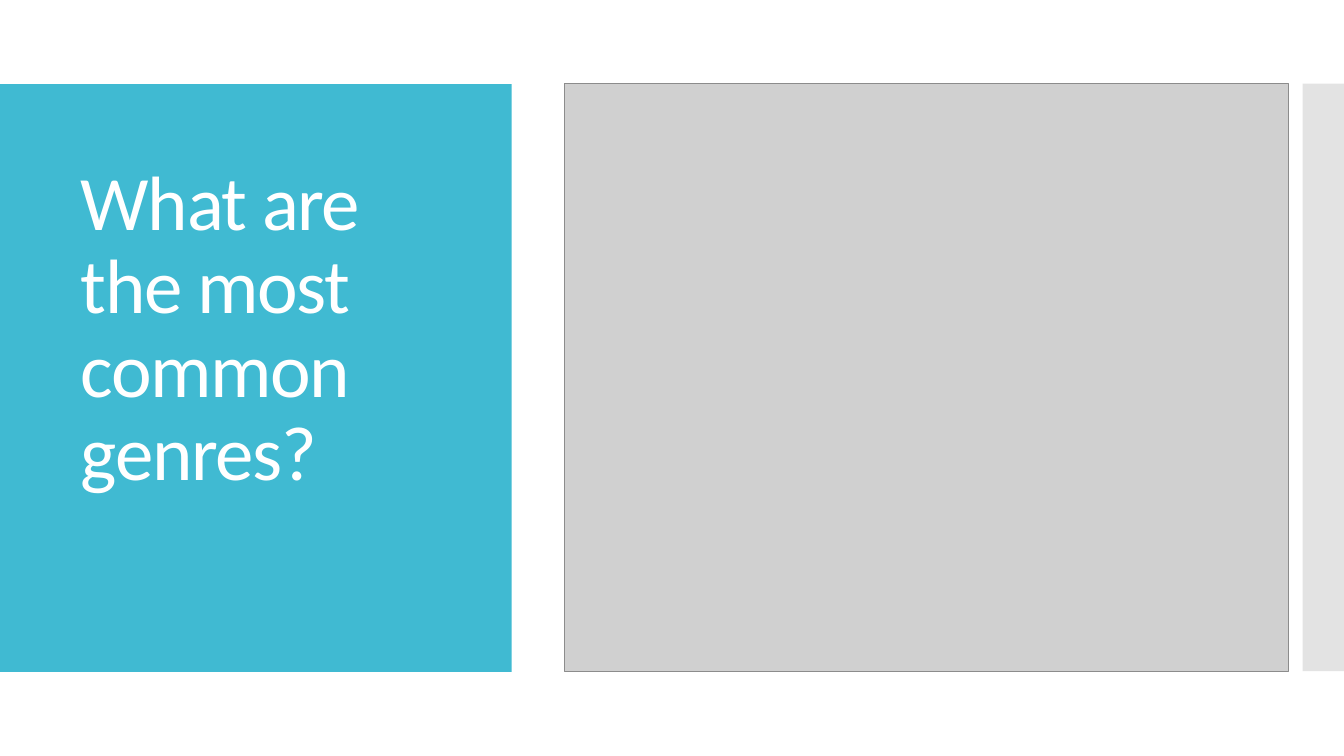
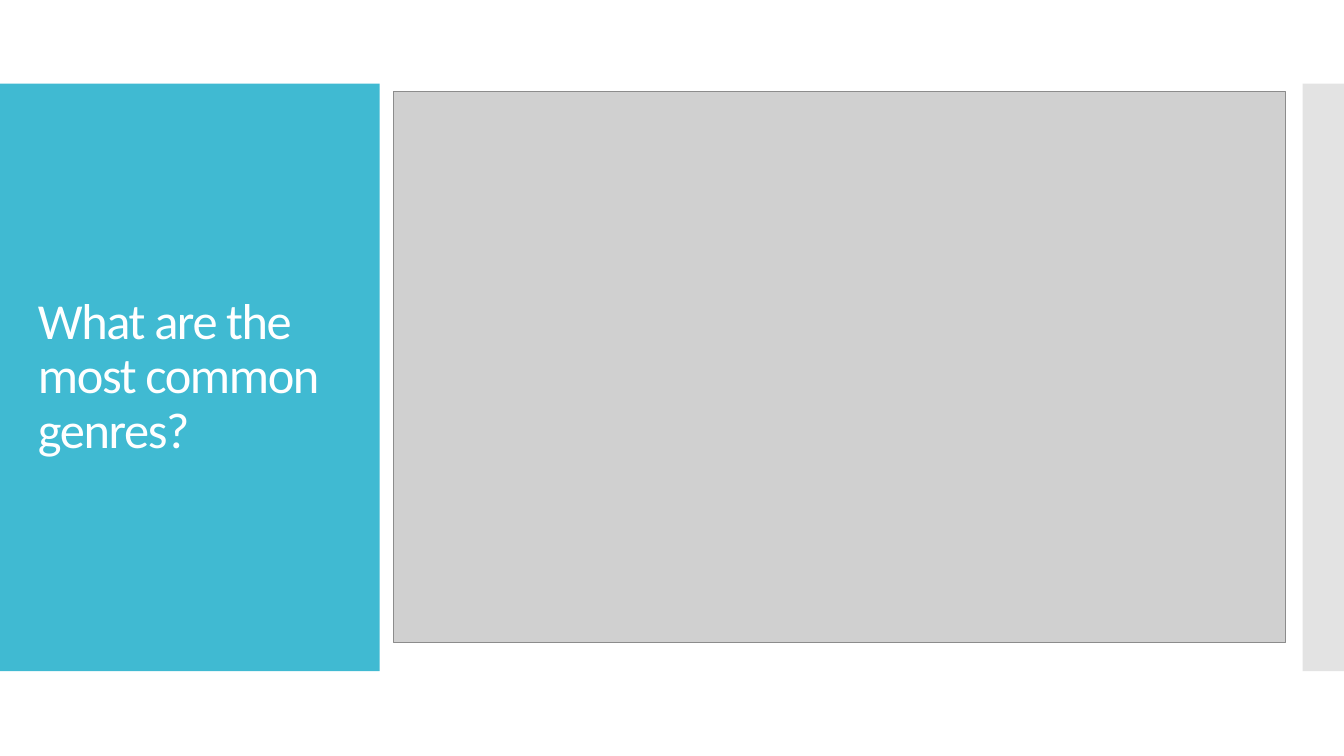
Before and after one commit to riccymiccy/games_data_sales_project, a slide deck: slide 5 of presentations/sales_data_presentation.pptx. Drawn at 1344x756 pixels with LibreOffice and Linux fonts; fonts in the diff are those of the drawing; grey boxes stand for pictures. Boxes give left, top, right and bottom in pixels: in the first picture for what was removed or moved away, otherwise in the second. Text is boxed around its words. In the diff, an @@ line names an element or a change of style, - is before the commit and + after.

```diff
--- a/presentations/sales_data_presentation.pptx
+++ b/presentations/sales_data_presentation.pptx
@@ rectangle removed at (x1=0, y1=0, x2=1344, y2=756) @@
@@ rectangle removed at (x1=0, y1=84, x2=1008, y2=671) @@
@@ rectangle removed at (x1=0, y1=84, x2=512, y2=671) @@
@@ rectangle removed at (x1=1022, y1=84, x2=1344, y2=671) @@
@@ picture resized from (x1=565, y1=84, x2=1289, y2=671) to (x1=393, y1=92, x2=1286, y2=643) @@
@@ title "What are the most common ..." moved from (x1=81, y1=176, x2=360, y2=494) to (x1=38, y1=304, x2=319, y2=457) @@
@@ title "What are the most common ..." at (x1=38, y1=304, x2=319, y2=457): size 55 to 36 pt; vertical alignment bottom to middle @@
```
Also in this commit, not shown: 2 other slides changed, 8 other files.
